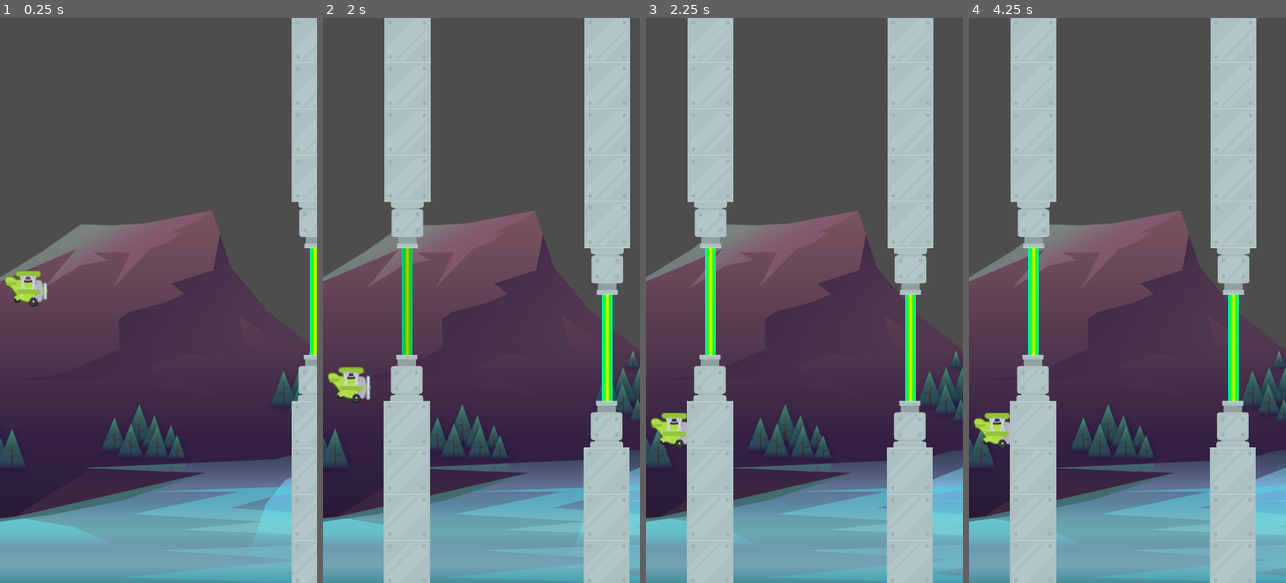
Above: before the commit, frames 1-4 (left to right).
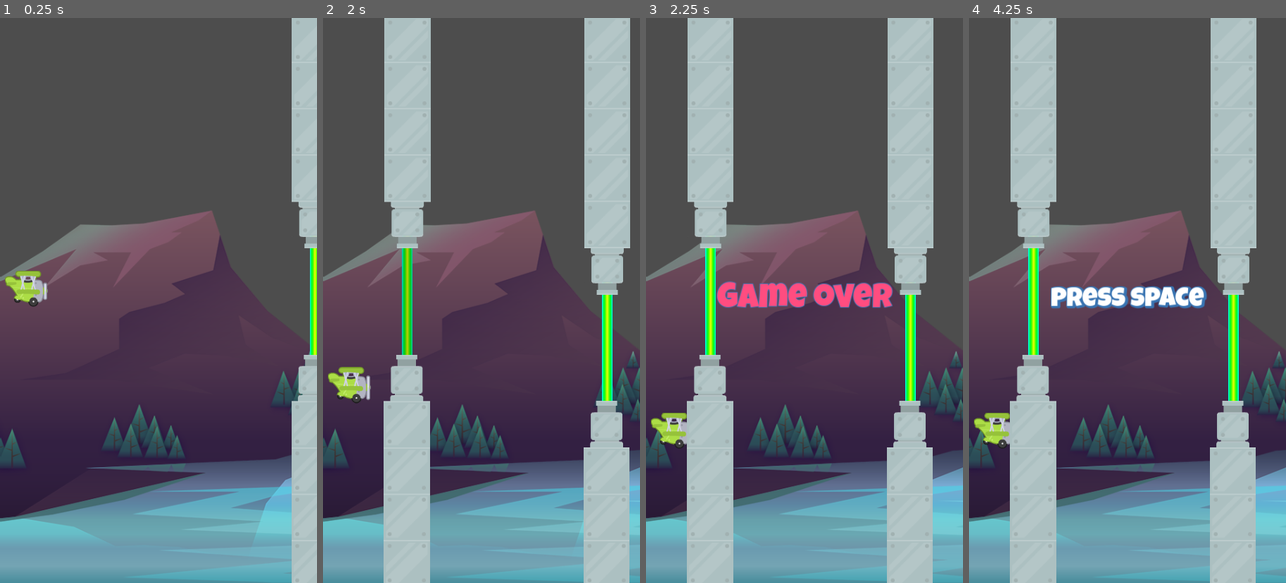
Above: after the commit, the same moments.

Repository: Danielle-Luz/Plane-game
Game: Godot game, scene res://scenes/game/game.tscn
Two runs of this game, one before a commit and one after it. Both use one fixed random seed, a clock stepped at 60 frames per second and the inputs below.
Inputs:
- Up to frame 1 (0.25 s): no input
- Up to frame 2 (2 s): tap Enter (ui_accept) at 0.5, 0.77, 1.52 s; hold Up (ui_up) from 0.53 s (still down)
- Up to frame 3 (2.25 s): release Up (ui_up) at 2.03 s
- Up to frame 4 (4.25 s): tap Enter (ui_accept) at 2.75, 3.02, 3.5, 3.77 s; hold Up (ui_up) from 2.78 s (still down)

Frames 1-2 are identical in both runs. In frame 3, 2.0% of the frame differs, in the area x 22-78%, y 46-52%; in frame 4, 1.7%.

Commit message:
feat: instatiate end game screen when player loses

Diff:
--- a/scenes/game over/game_over.tscn
+++ b/scenes/game over/game_over.tscn
@@ -123,7 +123,7 @@
 }
 autoplay = "hide_text"
 
-[node name="AudioStreamPlayer" type="AudioStreamPlayer" parent="."]
+[node name="LossSound" type="AudioStreamPlayer" parent="."]
 stream = ExtResource("3_8taho")
 volume_db = -30.0
 autoplay = true
--- a/scenes/game/game.gd
+++ b/scenes/game/game.gd
@@ -1,19 +1,22 @@
 extends Node2D
 
-const _LASER_PIPES = preload("res://scenes/laser pipes/laser_pipes.tscn")
+const _LASER_PIPES_SCENE = preload("res://scenes/laser pipes/laser_pipes.tscn")
+const _GAME_OVER_SCENE = preload("res://scenes/game over/game_over.tscn")
 
 @onready var _timer: Timer = $Timer
 @onready var _plane: CharacterBody2D = $Plane
+@onready var _end_game_canvas_layer: CanvasLayer = $EndGameCanvasLayer
 
 func _ready() -> void:
 	self.spawn_laser_pipes()
 	SignalsAutoload.game_ended.connect(self.stop_spawning)
+	SignalsAutoload.game_ended.connect(self.show_end_game_screen)
 
 func on_timer_timeout() -> void:
 	self.spawn_laser_pipes()
 
 func spawn_laser_pipes() -> void:
-	var laser_pipes: LaserPipes = _LASER_PIPES.instantiate()
+	var laser_pipes: LaserPipes = _LASER_PIPES_SCENE.instantiate()
 	var x_starter_position = 308
 
 	laser_pipes.position.x = x_starter_position
@@ -22,3 +25,7 @@
 
 func stop_spawning() -> void:
 	self._timer.stop()
+
+func show_end_game_screen() -> void:
+	var game_over_scene: Control = self._GAME_OVER_SCENE.instantiate()
+	self._end_game_canvas_layer.add_child(game_over_scene)
--- a/scenes/game/game.tscn
+++ b/scenes/game/game.tscn
@@ -1,10 +1,9 @@
-[gd_scene load_steps=6 format=3 uid="uid://hj36y2hq3owk"]
+[gd_scene load_steps=5 format=3 uid="uid://hj36y2hq3owk"]
 
 [ext_resource type="Script" path="res://scenes/game/game.gd" id="1_gocd4"]
 [ext_resource type="Texture2D" uid="uid://c7lnkjjvfrpcg" path="res://assets/background/rocks_2.png" id="1_sl8j4"]
 [ext_resource type="PackedScene" uid="uid://dmyhjqfsf1vq4" path="res://scenes/plane/plane.tscn" id="2_gejbe"]
 [ext_resource type="PackedScene" uid="uid://dlo2vhpicxg3g" path="res://scenes/boundary/boundary.tscn" id="3_sl7qy"]
-[ext_resource type="PackedScene" uid="uid://b7g2obnvr3rkp" path="res://scenes/game over/game_over.tscn" id="5_jcyqv"]
 
 [node name="Game" type="Node2D"]
 script = ExtResource("1_gocd4")
@@ -27,8 +26,5 @@
 position = Vector2(3, 364)
 
 [node name="EndGameCanvasLayer" type="CanvasLayer" parent="."]
-visible = false
-
-[node name="Game over" parent="EndGameCanvasLayer" instance=ExtResource("5_jcyqv")]
 
 [connection signal="timeout" from="Timer" to="." method="on_timer_timeout"]
